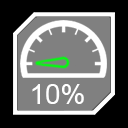
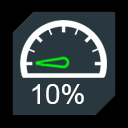
The second 128 × 128 image is a revision of the first. Changes to its layers:
removed layer "10%" over [32, 84, 84, 104]
removed layer "needle" over [34, 55, 71, 70]
removed layer "guage" over [20, 20, 107, 78]
removed layer "Layer 4" over [12, 11, 116, 116]
removed layer "Background" over [12, 11, 116, 116]
